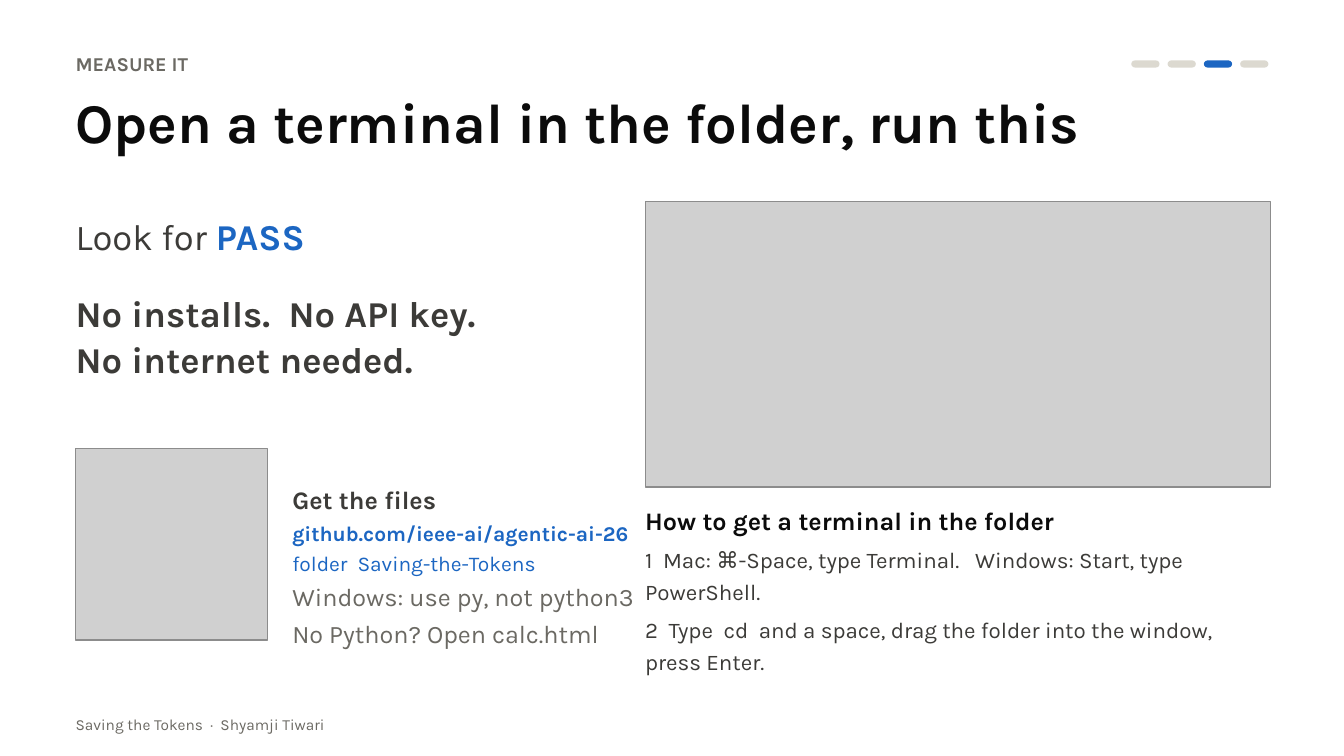
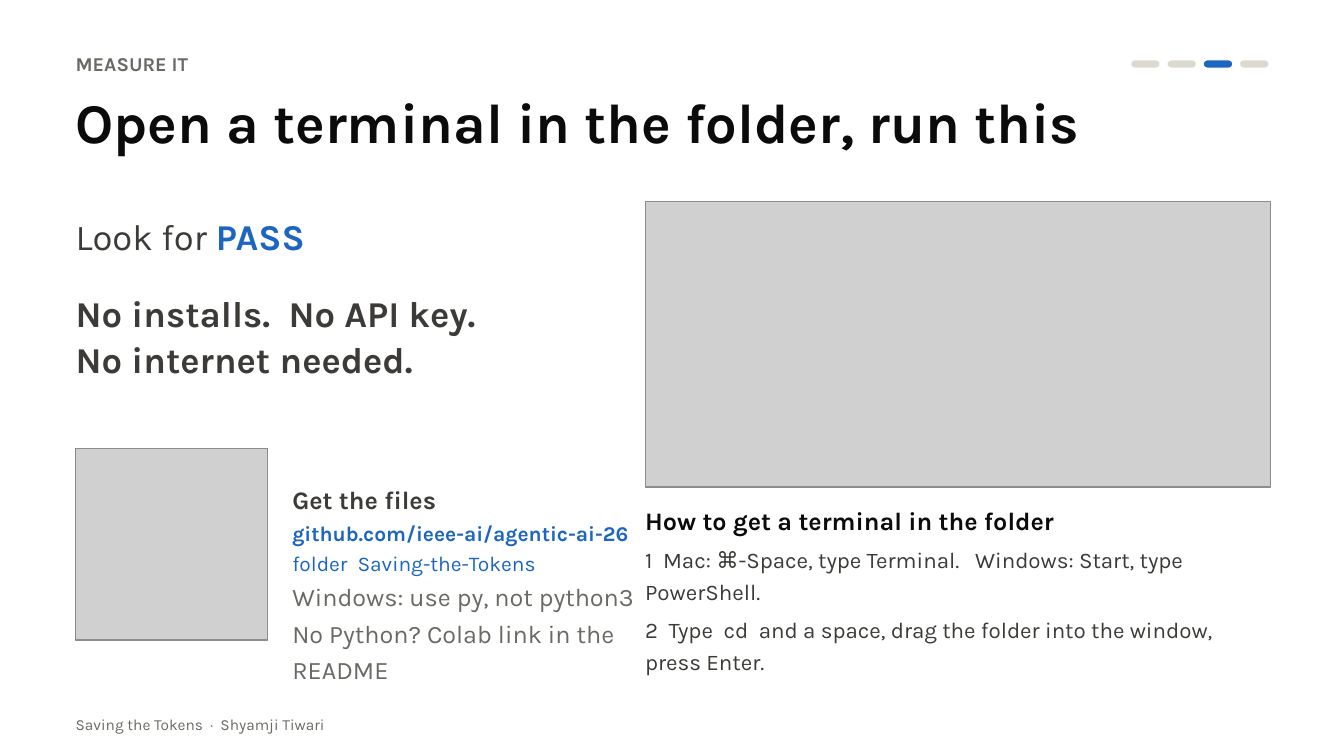
Before and after one commit to SwarnaRavali/agentic-ai-26, a slide deck: slide 9 of Saving-the-Tokens/slides/Saving_the_Tokens.pptx. Drawn at 1344x756 pixels with LibreOffice and Linux fonts; fonts in the diff are those of the drawing; grey boxes stand for pictures. Boxes give left, top, right and bottom in pixels: in the first picture for what was removed or moved away, otherwise in the second. Text is boxed around its words. In the diff, an @@ line names an element or a change of style, - is before the commit and + after.

Commit message:
Saving the Tokens: add Colab notebook for students without a Python setup

```diff
--- a/Saving-the-Tokens/slides/Saving_the_Tokens.pptx
+++ b/Saving-the-Tokens/slides/Saving_the_Tokens.pptx
@@ text at <box>292,625,615,679</box>: text changed @@
-No Python? Open calc.html
+No Python? Colab link in the README
```
Also in this commit, not shown: 4 other files.
